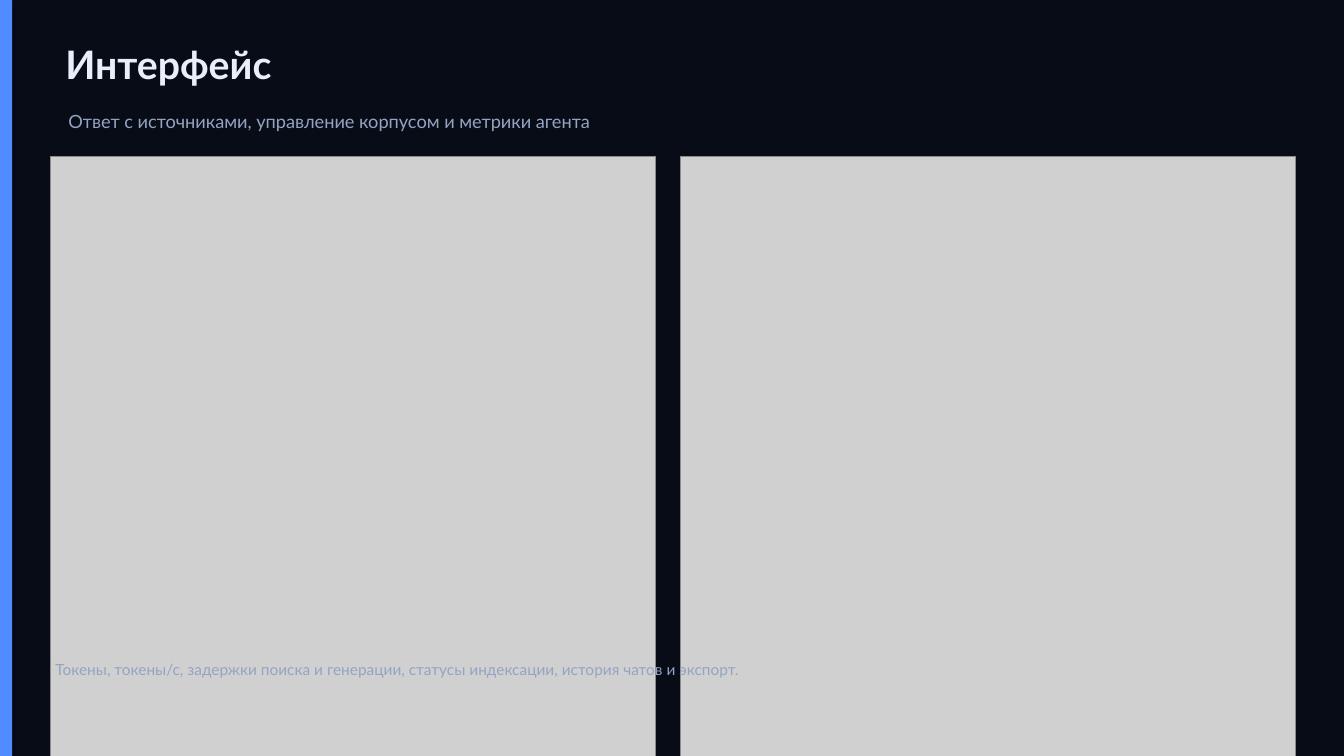
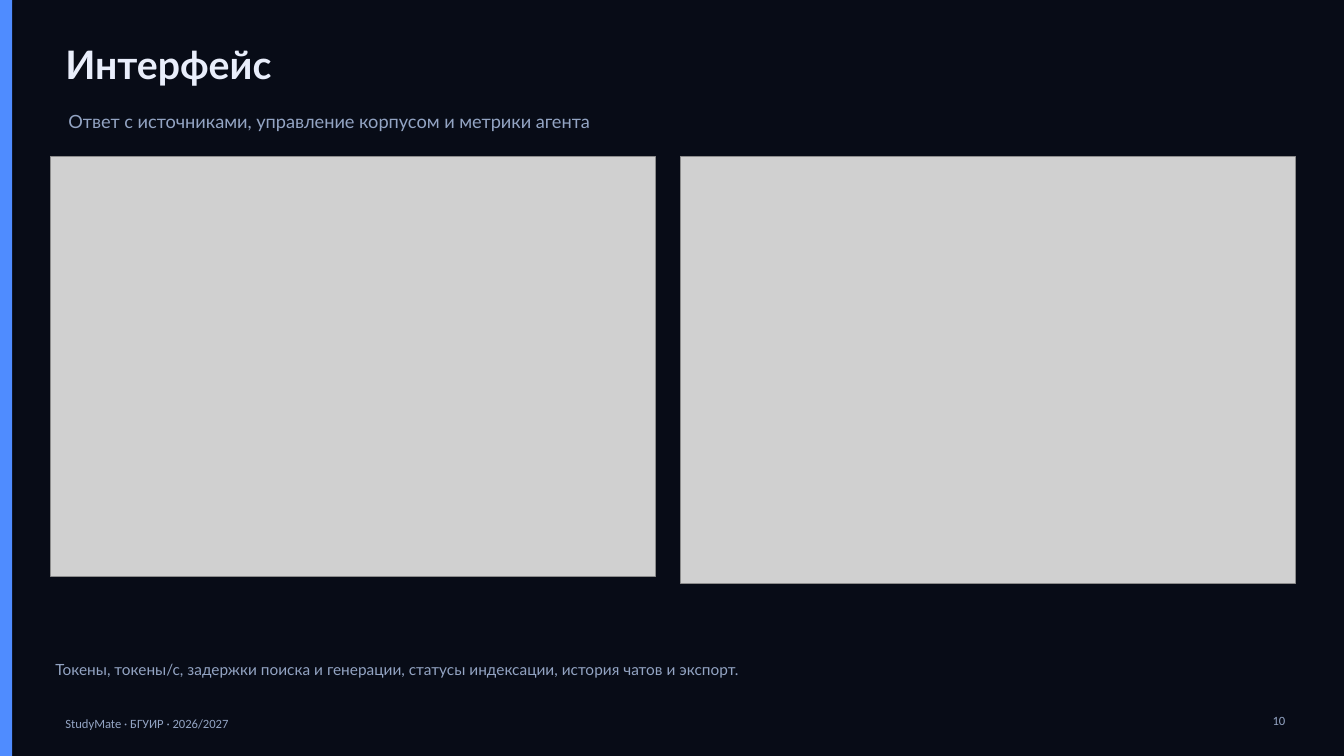
Before and after one commit to evangreen165/studymate-rag, a slide deck: slide 10 of docs/presentation/Презентация_защита_StudyMate.pptx. Drawn at 1344x756 pixels with LibreOffice and Linux fonts; fonts in the diff are those of the drawing; grey boxes stand for pictures. Boxes give left, top, right and bottom in pixels: in the first picture for what was removed or moved away, otherwise in the second. Text is boxed around its words. In the diff, an @@ line names an element or a change of style, - is before the commit and + after.

```diff
--- a/docs/presentation/Презентация_защита_StudyMate.pptx
+++ b/docs/presentation/Презентация_защита_StudyMate.pptx
@@ picture: place and size @@
-picture at (50, 156, 655, 756)
+picture at (50, 156, 655, 577)
@@ picture: place and size @@
-picture at (681, 156, 1296, 756)
+picture at (681, 156, 1296, 584)
@@ text added at (65, 719, 229, 730), 9 pt, text #93A4C3 @@
+StudyMate · БГУИР · 2026/2027
@@ text added at (1273, 717, 1286, 725), 9 pt, text #93A4C3 @@
+10
```
Also in this commit, not shown: 6 other slides changed, 38 other files.
